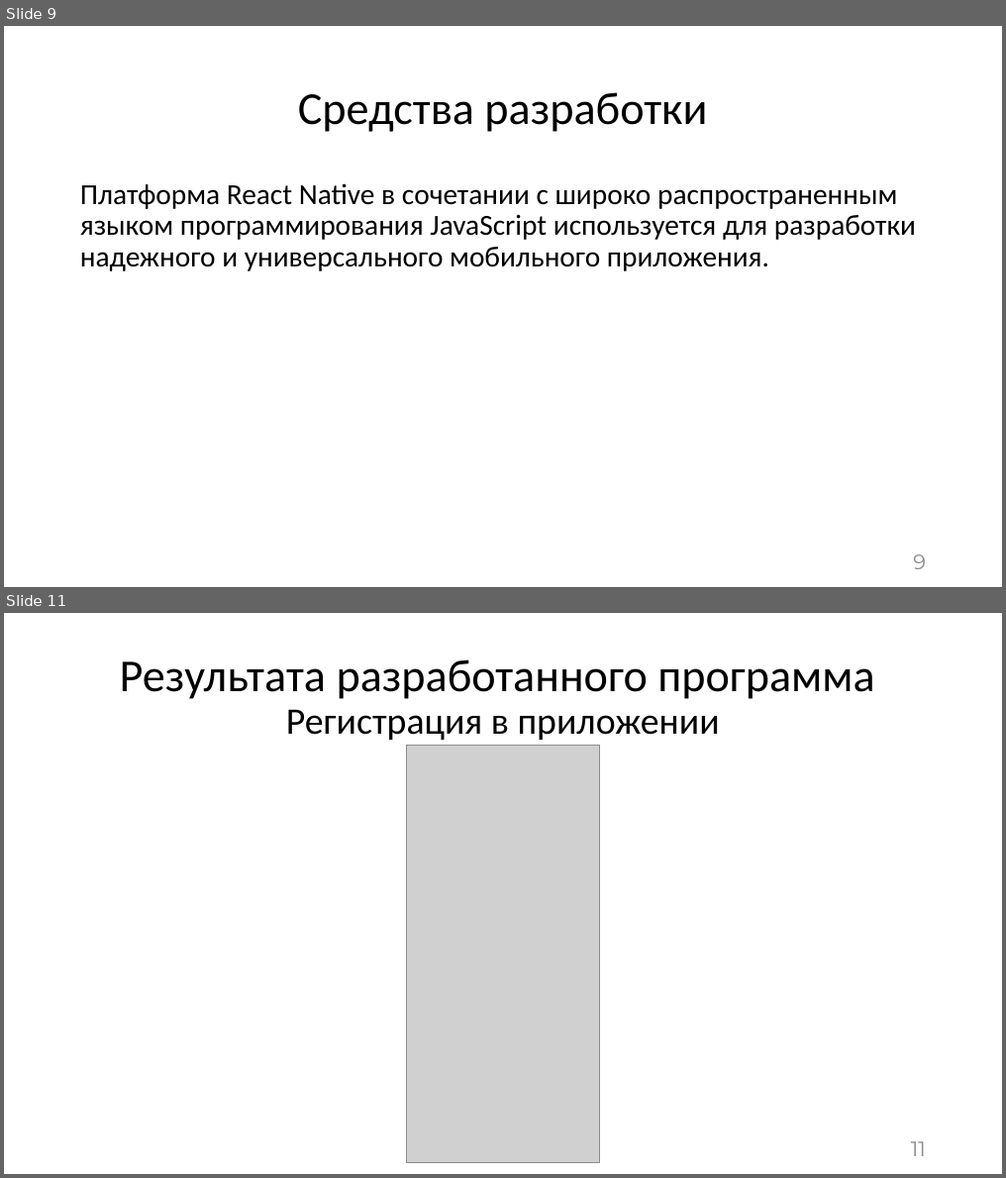
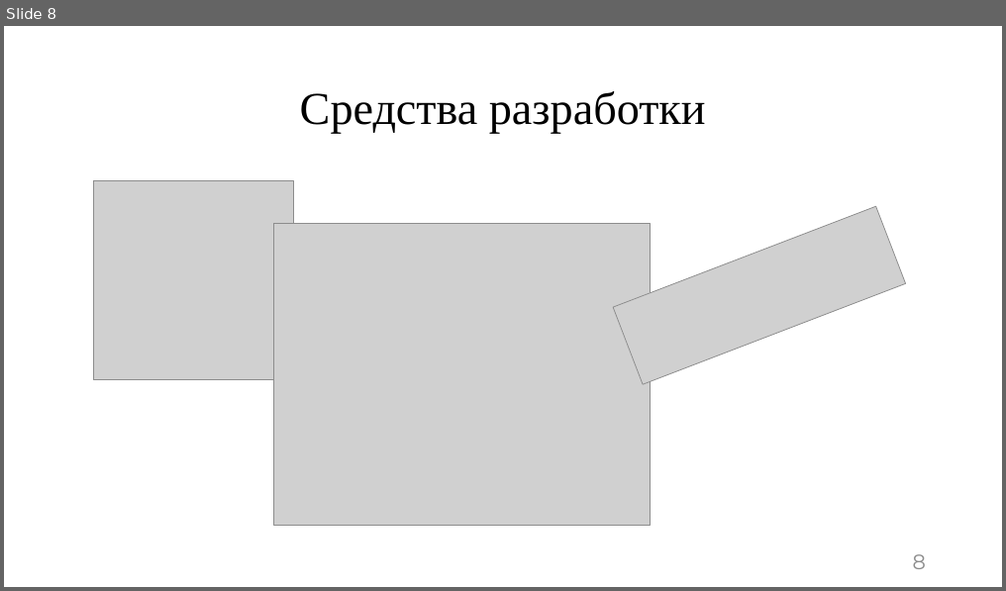
Before and after one commit to asusoft/Diplomnaya, a slide deck: ВКР/Презентация/Презентация к БКР Шеху А.У. ПрИн-467.pptx. Shown one above the other, each under a label of ours: slides 9 and 11 before the commit, slide 8 after it; the slides between them are not shown. The pictures are 1006x1178 and 1006x591 pixels, drawn with LibreOffice and Linux fonts; fonts in the diff are those of the drawing; grey boxes stand for pictures. Boxes give left, top, right and bottom in pixels: in the first picture for what was removed or moved away, otherwise in the second. Text is boxed around its words. In the diff, an @@ line names an element or a change of style, - is before the commit and + after.

```diff
--- a/ВКР/Презентация/Презентация к БКР Шеху А.У. ПрИн-467.pptx
+++ b/ВКР/Презентация/Презентация к БКР Шеху А.У. ПрИн-467.pptx
@@ slide 11 removed at (4,613,1002,1174), background #FFFFFF @@
@@ title removed at (120,660,875,741) @@
-Результата разработанного программа
-Регистрация в приложении
@@ picture removed at (407,745,600,1163) @@
@@ page number removed at (911,1142,926,1157) @@
-11
@@ what was slide 9 is now slide 8 @@
@@ slide 8 changed as well @@
@@ title "Средства разработки" at (300,91,706,134): font Calibri to Times New Roman @@
@@ text removed at (80,183,916,272) @@
-Платформа React Native в сочетании с широко распространенным языком программирования JavaScript используется для разработки надежного и универсального мобильного приложения.
@@ picture added at (94,181,294,380) @@
@@ picture added at (274,224,650,525) @@
@@ picture added at (613,206,906,385) @@
@@ page number at (913,555,926,570): text changed @@
-9
+8
```
Also in this commit, not shown: 10 other slides changed, 6 slides added, 8 other slides removed, 29 other files.
